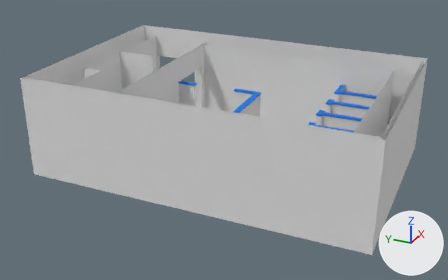
The Blender file zUMHbies_blender/bathroom/bathroom.blend as it was, and as the next commit left it.
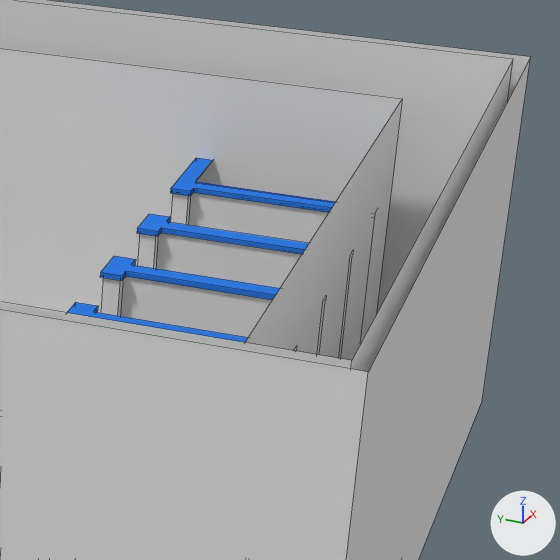
There are two pictures of each version: one whole from a 50 mm lens placed at (-13.09, -1.9, 8.9), pointed at (2.99, 5.34, 0.86), one close up on the part from 65% to 97% of the width and 16% to 67% of the height. The lights are fixed; the arrows at lower right show +X, +Y and +Z. The close-ups show mesh edges as thin lines.

The first close-up shows 'Inside', 'Outside'.
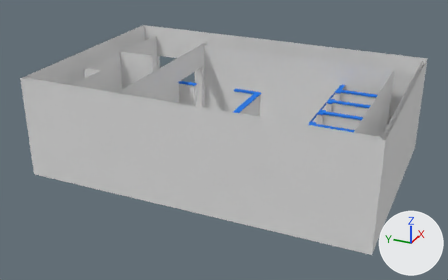
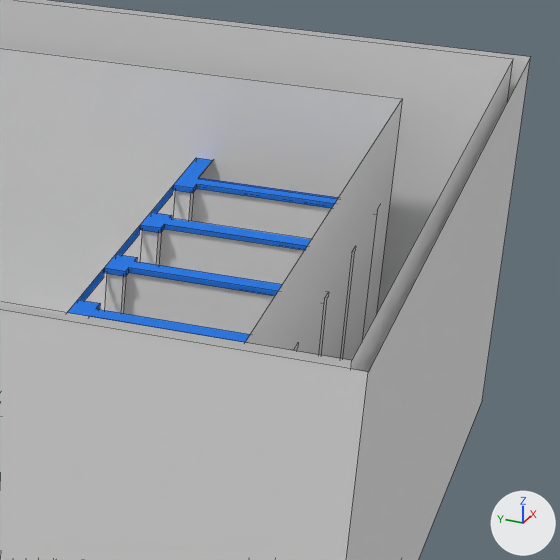
Changed parts and their boxes (x1, y1, x2, y2) in the close-ups (560 x 560 px):
```json
{"part": 1, "of": "me_cube_001", "change": "built on", "before": [67, 158, 375, 353], "after": [67, 158, 377, 358]}
```

Edits to the scene script, one JSON object a line:
```json
{"block": "me_cube_001", "where": "# used by ob_inside; location = (0.046, 0.0, 0.0)"}
{"op": "remove", "block": "me_cube_001", "code": "me_cube_001.from_pydata(...)  # 277 vertices, 123 faces, 40 loose edges; spans x 0.28..6.63, y 0.8..9.89, z 0.0..2.81"}
{"op": "add", "block": "me_cube_001", "code": "me_cube_001.from_pydata(...)  # 287 vertices, 128 faces, 45 loose edges; spans x 0.28..6.63, y 0.8..9.89, z 0.0..2.81"}
{"block": "me_cube_001", "change": "me_cube_001 part 1"}
{"block": "me_cube_001", "change": "3 vertices are removed from x 3.3..3.66, y 0.9..2.55, z 2.02..2.06"}
{"block": "me_cube_001", "change": "14 faces are deleted"}
{"block": "me_cube_001", "change": "32 vertices in x 1.35..1.71, y 0.9..2.55, z 0.0..2.06 move by (0.01, 0.0, 0.0)"}
{"block": "me_cube_001", "change": "25 vertices in x 3.41..5.32, y 0.9..2.55, z 0.0..2.06 move by (0.08, 0.0, 0.0)"}
{"block": "me_cube_001", "change": "20 vertices in x 2.3..5.52, y 0.9..2.55, z 0.0..2.07 move by (0.1, 0.0, 0.0)"}
{"block": "me_cube_001", "change": "18 vertices in x 3.3..4.54, y 0.9..2.55, z 0.0..2.06 move by (0.09, 0.0, 0.0)"}
{"block": "me_cube_001", "change": "16 vertices in x 2.39..2.54, y 0.9..2.4, z 0.0..2.06 move by (0.06, 0.0, 0.0)"}
{"block": "me_cube_001", "change": "14 vertices in x 3.64..4.66, y 2.38..2.55, z 0.0..2.06 move by (0.04, 0.0, 0.0)"}
{"block": "me_cube_001", "change": "16 vertices move from x 2.64..3.64, y 0.9..2.55, z 0.0..2.06 to x 2.69..3.7, y 0.9..2.55, z 0.0..2.06"}
{"block": "me_cube_001", "change": "3 vertices are added at (3.68, 2.53, 2.03), (3.47, 0.9, 2.06), (3.47, 2.38, 2.02)"}
{"block": "me_cube_001", "change": "10 new vertices lie (0.0, 0.0, -0.08) away from vertices in x 0.67..5.3, y 2.55, z 2.06"}
{"block": "me_cube_001", "change": "5 loose edges are added"}
{"block": "me_cube_001", "change": "6 new faces join them, mat_tiles (its picture is missing)"}
{"block": "me_cube_001", "change": "13 new faces join them, mat_woodstuff (its picture is missing)"}
```
